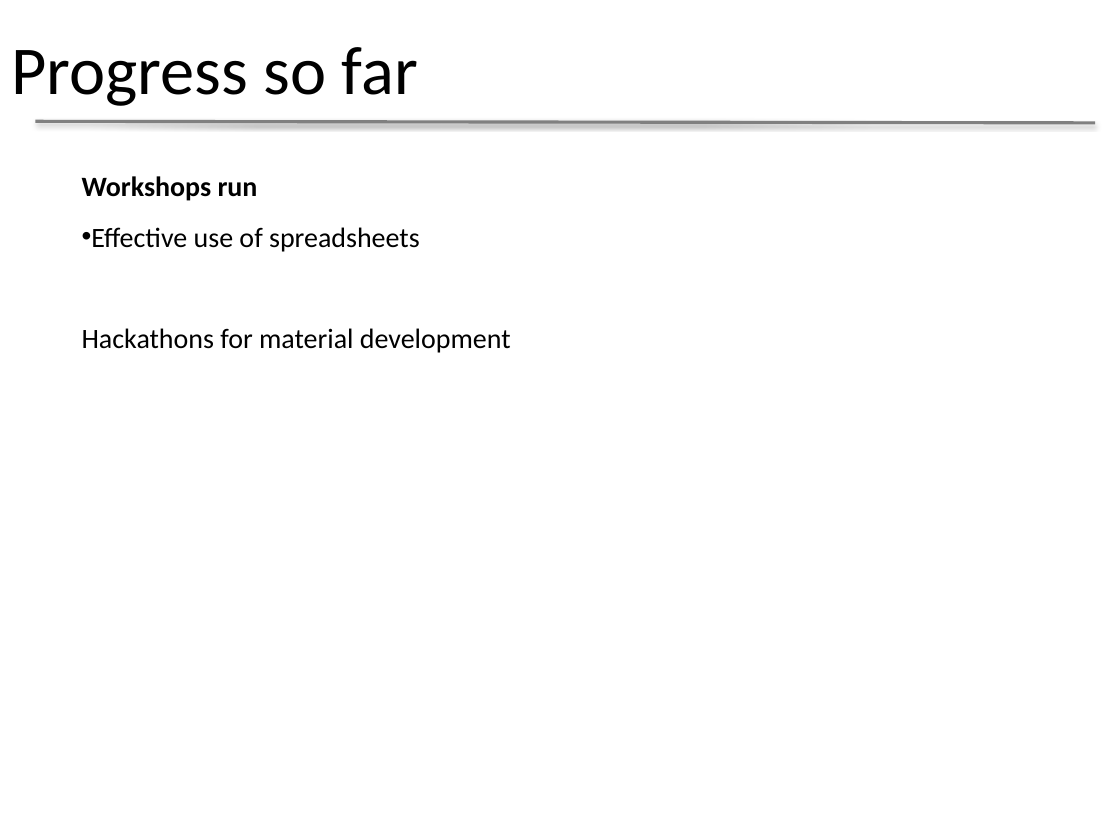
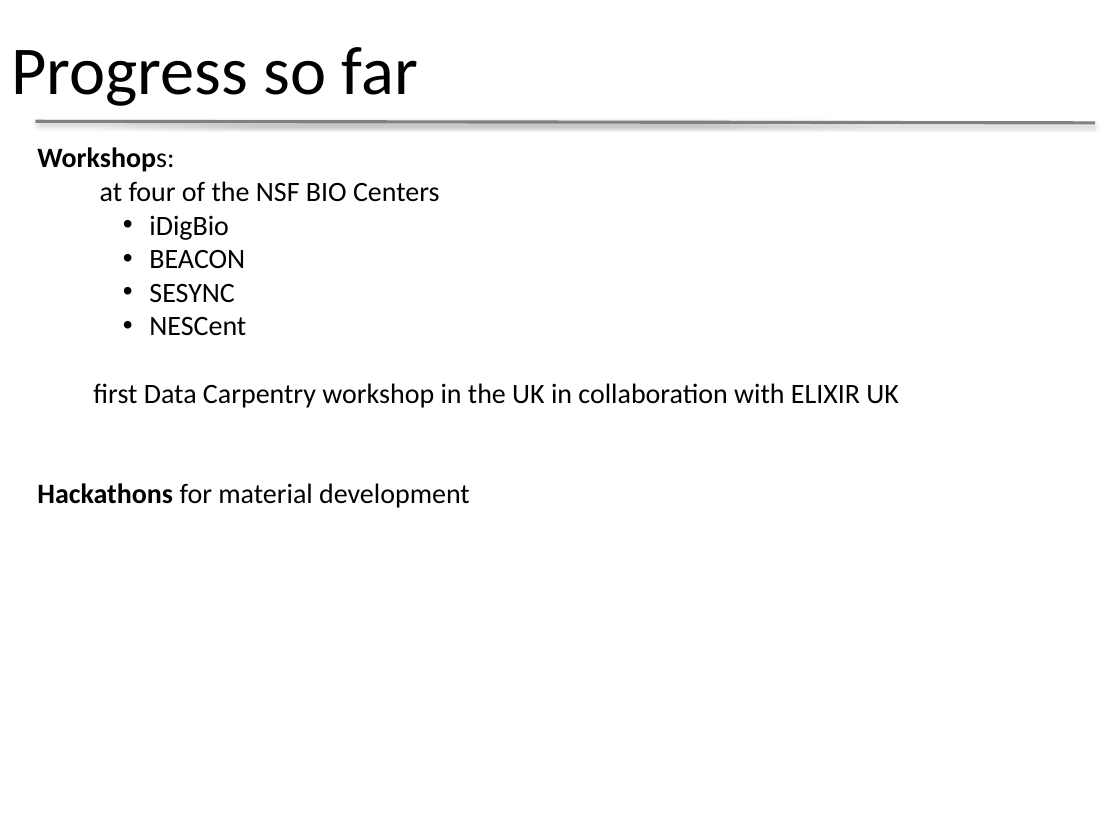
Before and after one commit to datacarpentry/presentations, a slide deck: slide 6 of IDCC2015_Data_Carpentry.pptx. Drawn at 1120x840 pixels with LibreOffice and Linux fonts; fonts in the diff are those of the drawing; background and template pictures are left out. Boxes give left, top, right and bottom in pixels: in the first picture for what was removed or moved away, otherwise in the second. Text is boxed around its words. In the diff, an @@ line names an element or a change of style, - is before the commit and + after.

Commit message:
updated slides

```diff
--- a/IDCC2015_Data_Carpentry.pptx
+++ b/IDCC2015_Data_Carpentry.pptx
@@ text added at <box>37,147,898,508</box>, 18 pt, text #000000 @@
+Workshops:
+at four of the NSF BIO Centers
+    • iDigBio
+    • BEACON
+    • SESYNC
+    • NESCent
+first Data Carpentry workshop in the UK in collaboration with ELIXIR UK
+Hackathons for material development
@@ text removed at <box>82,176,511,353</box> @@
-Workshops run
-• Effective use of spreadsheets
-Hackathons for material development
```
Also in this commit, not shown: 1 other slide changed, 1 slide added, 1 slide removed.
